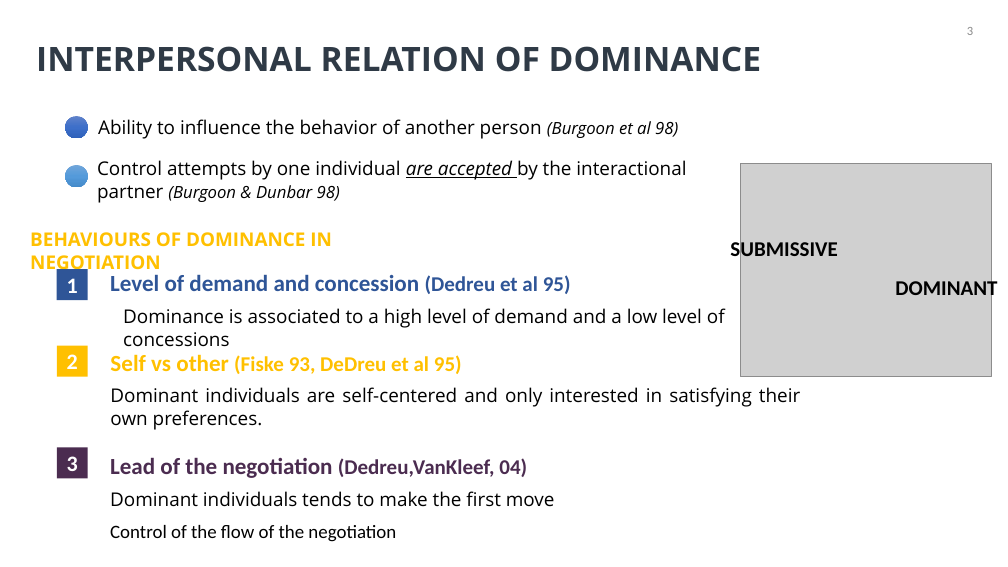
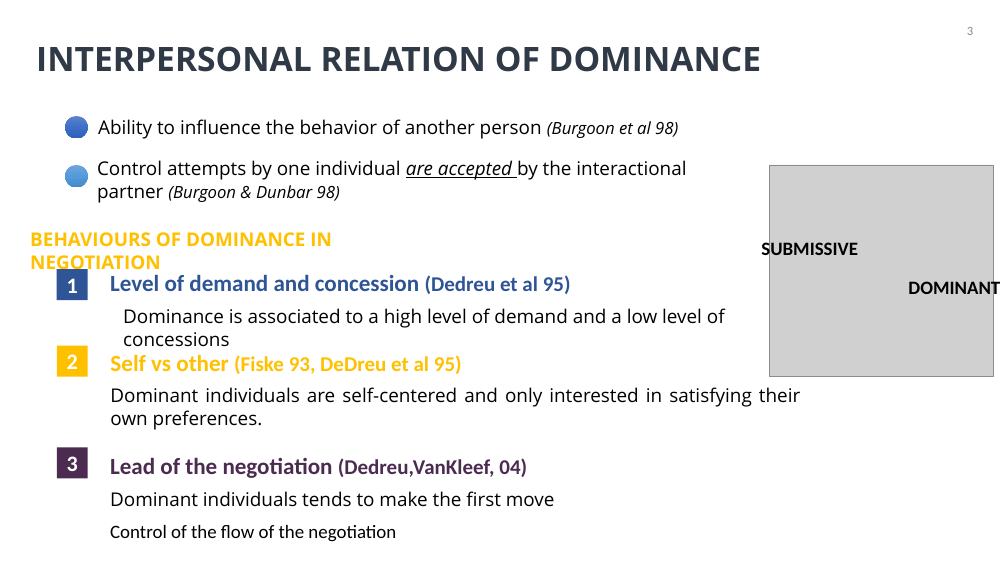
Before and after one commit to Olydia/Discolog, a slide deck: slide 3 of papers/Presentations/intellisys/intellysis.pptx. Drawn at 1008x567 pixels with LibreOffice and Linux fonts; fonts in the diff are those of the drawing; grey boxes stand for pictures. Boxes give left, top, right and bottom in pixels: in the first picture for what was removed or moved away, otherwise in the second. Text is boxed around its words. In the diff, an @@ line names an element or a change of style, - is before the commit and + after.

```diff
--- a/papers/Presentations/intellisys/intellysis.pptx
+++ b/papers/Presentations/intellisys/intellysis.pptx
@@ picture: place and size @@
-picture at box(740, 163, 991, 377)
+picture at box(770, 165, 994, 377)
@@ text "SUBMISSIVE" at box(761, 239, 858, 260): size 20 to 18 pt @@
@@ text "SUBMISSIVE": place and size @@
-text "SUBMISSIVE" at box(730, 238, 837, 262)
+text "SUBMISSIVE" at box(761, 239, 858, 260)
@@ text "DOMINANT": place and size @@
-text "DOMINANT" at box(895, 278, 997, 302)
+text "DOMINANT" at box(908, 279, 1000, 300)
@@ text "DOMINANT" at box(908, 279, 1000, 300): size 20 to 18 pt @@
```
Also in this commit, not shown: 9 other slides changed, 4 slides added, 2 other files.
